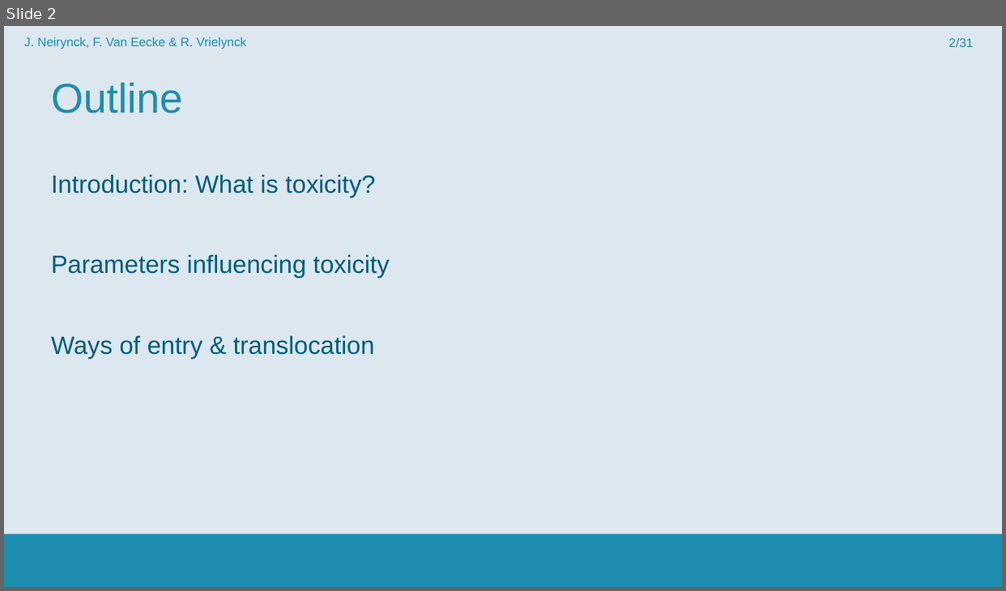
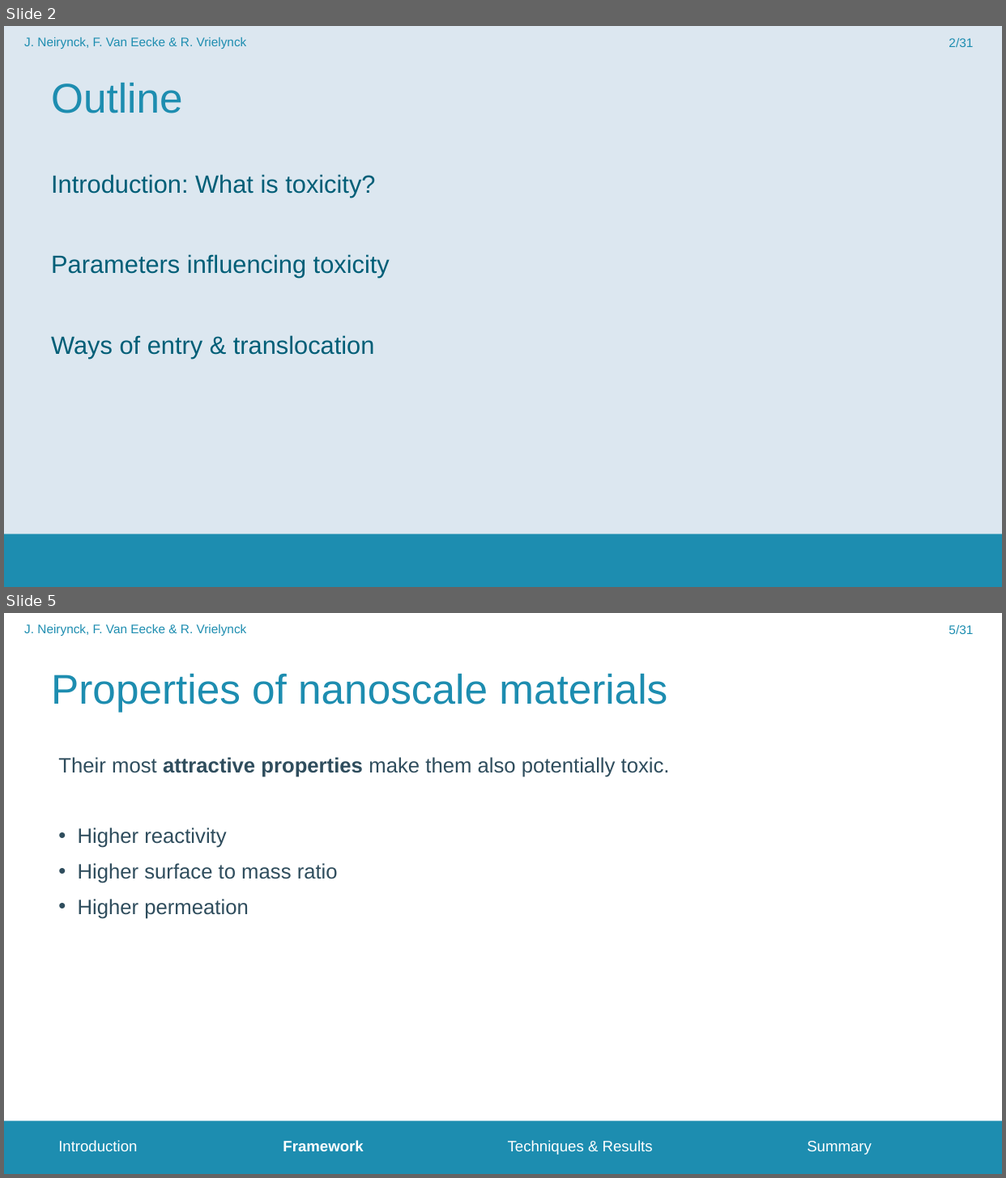
Before and after one commit to FrederikVanEecke/PresentationClusters, a slide deck: NanoparticleToxicity.pptx. Shown one above the other, each under a label of ours: slide 2 before the commit, slides 2 and 5 after it; the slides between them are not shown. The pictures are 1006x591 and 1006x1178 pixels, drawn with LibreOffice and Linux fonts; fonts in the diff are those of the drawing; background and template pictures are left out. Boxes give left, top, right and bottom in pixels: in the first picture for what was removed or moved away, otherwise in the second. Text is boxed around its words. In the diff, an @@ line names an element or a change of style, - is before the commit and + after.

```diff
--- a/NanoparticleToxicity.pptx
+++ b/NanoparticleToxicity.pptx
@@ slide 5 added at (4,613,1002,1174), background #FFFFFF; not listed: 1 template element that a slide beside it also shows @@
@@ text added at (24,624,247,636), 12 pt, text #1D8DB0 @@
+J. Neirynck, F. Van Eecke & R. Vrielynck
@@ page number added at (948,625,973,634), 12 pt, text #1D8DB0 @@
+5/31
@@ title added at (51,673,667,712), 40 pt, text #1D8DB0 @@
+Properties of nanoscale materials
@@ text added at (58,757,670,919), 20 pt, text #2F4D5D @@
+Their most attractive properties make them also potentially toxic.
+• Higher reactivity
+• Higher surface to mass ratio
+• Higher permeation
@@ text added at (58,1140,872,1155), 14.5 pt, text #FFFFFF @@
+Introduction Framework Techniques & Results Summary
```
Also in this commit, not shown: 1 slide changed, 4 other slides added.
